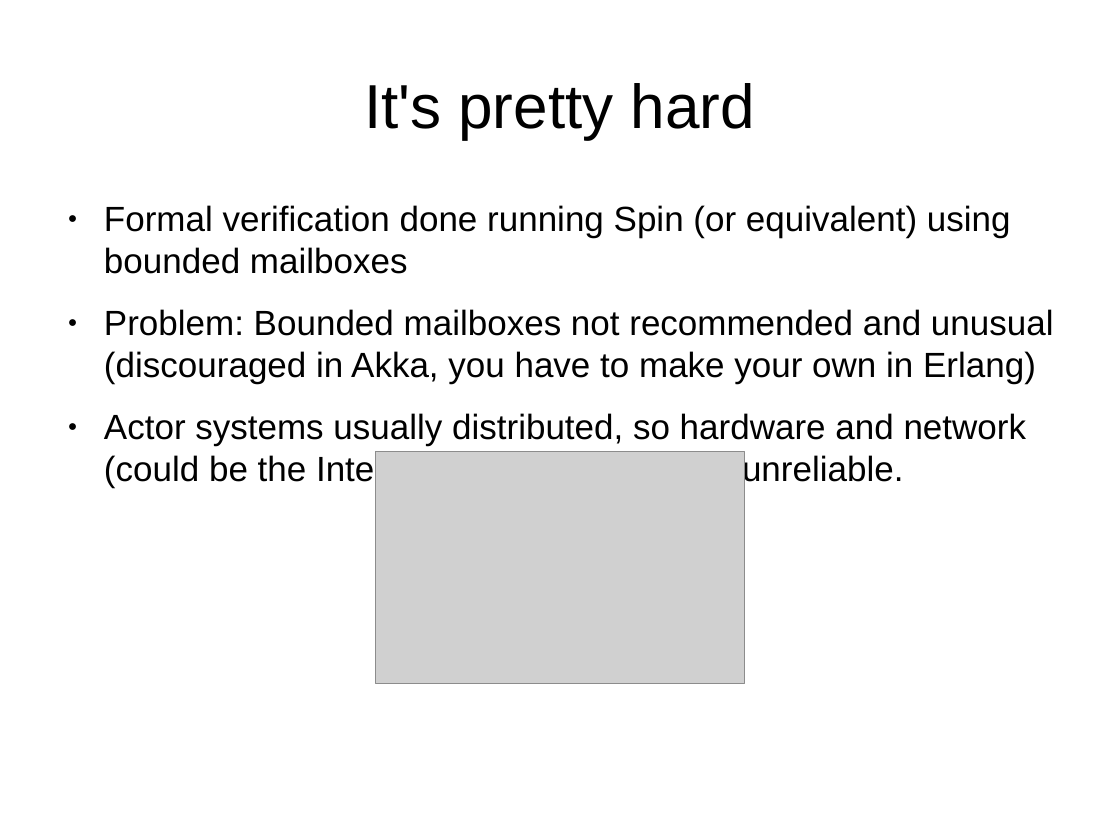
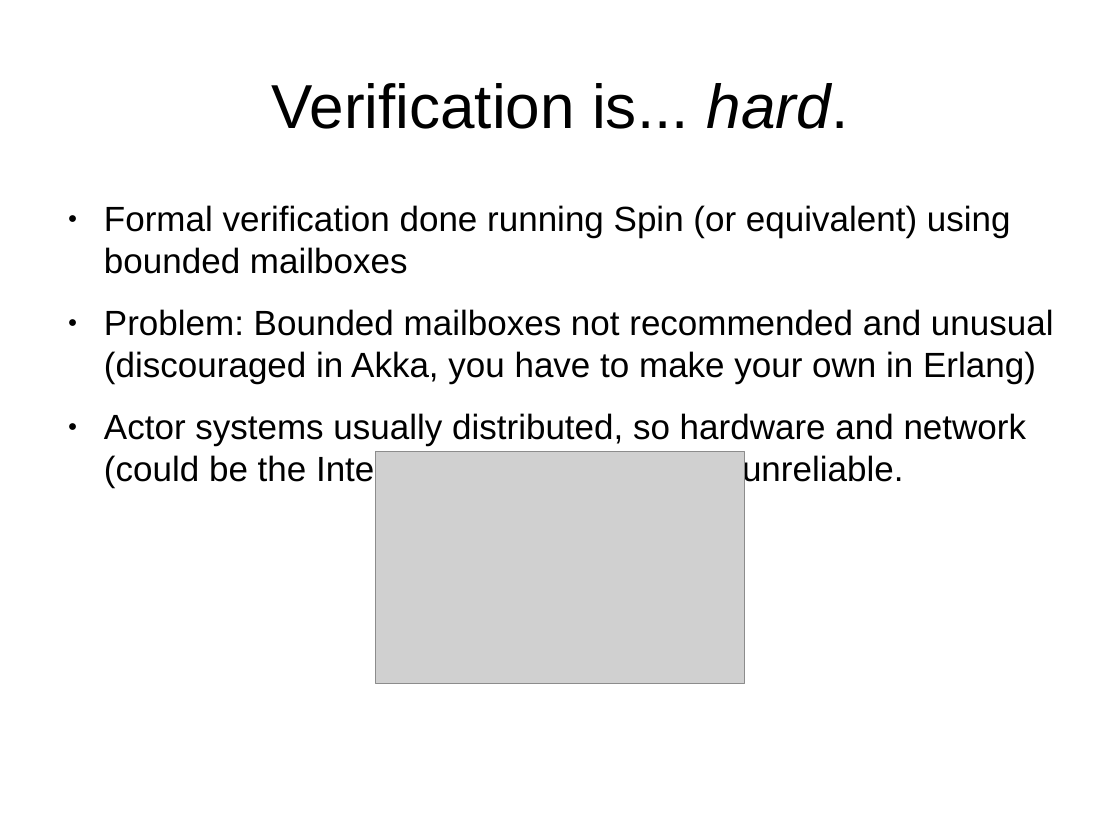
Before and after one commit to tormeh/sanntidpres, a slide deck: slide 8 of Actor model verification talk.odp (slide 3 before the commit). Drawn at 1120x840 pixels with LibreOffice and Linux fonts; fonts in the diff are those of the drawing; grey boxes stand for pictures. Boxes give left, top, right and bottom in pixels: in the first picture for what was removed or moved away, otherwise in the second. Text is boxed around its words. In the diff, an @@ line names an element or a change of style, - is before the commit and + after.

```diff
--- a/Actor model verification talk.odp
+++ b/Actor model verification talk.odp
@@ title at bbox=[272, 83, 849, 129]: text changed @@
-It's pretty hard
+Verification is... hard.
```
Also in this commit, not shown: 7 other slides changed, 9 slides added, 1 slide removed, 6 other files.
